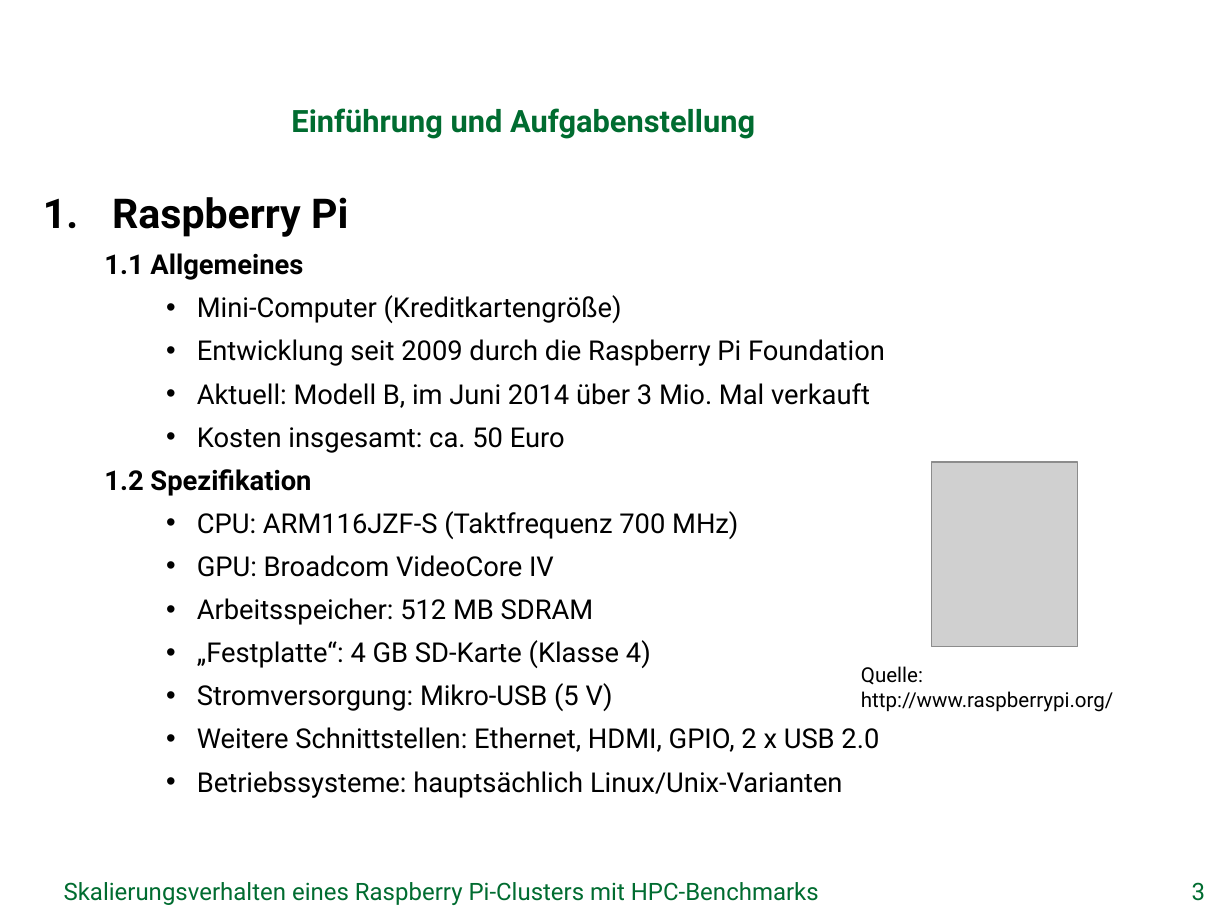
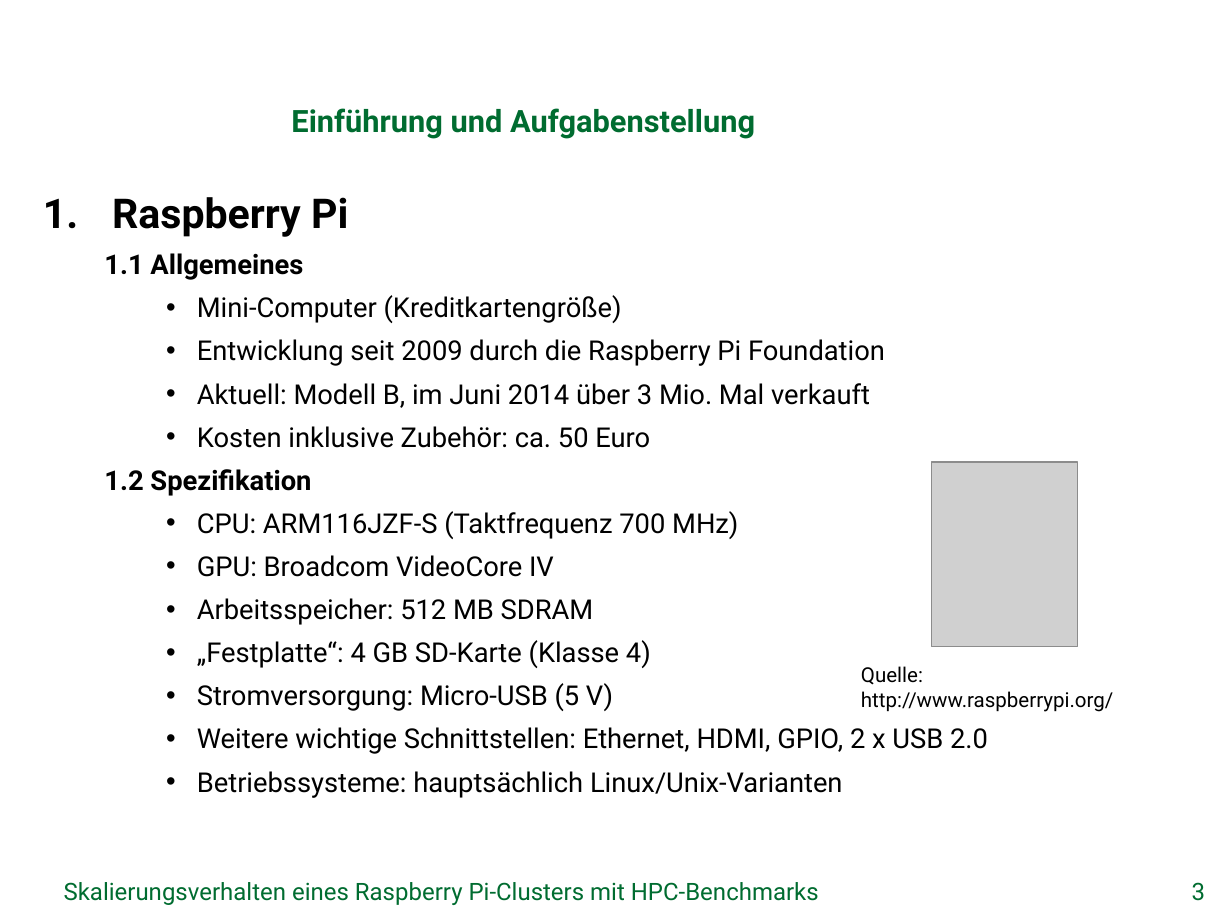
Before and after one commit to missgreenwood/bachelor-arbeit, a slide deck: slide 3 of Disputation/grei14.pptx. Drawn at 1232x924 pixels with LibreOffice and Linux fonts; fonts in the diff are those of the drawing; grey boxes stand for pictures; background and template pictures are left out. Boxes give left, top, right and bottom in pixels: in the first picture for what was removed or moved away, otherwise in the second. Text is boxed around its words. In the diff, an @@ line names an element or a change of style, - is before the commit and + after.

```diff
--- a/Disputation/grei14.pptx
+++ b/Disputation/grei14.pptx
@@ text at [197,426,650,448]: text changed @@
-    • Kosten insgesamt: ca. 50 Euro
+    • Kosten inklusive Zubehör: ca. 50 Euro
@@ text at [197,683,988,754]: text changed @@
-    • Stromversorgung: Mikro-USB (5 V)
-    • Weitere Schnittstellen: Ethernet, HDMI, GPIO, 2 x USB 2.0
+    • Stromversorgung: Micro-USB (5 V)
+    • Weitere wichtige Schnittstellen: Ethernet, HDMI, GPIO, 2 x USB 2.0
```
Also in this commit, not shown: 8 other slides changed, 1 other file.
